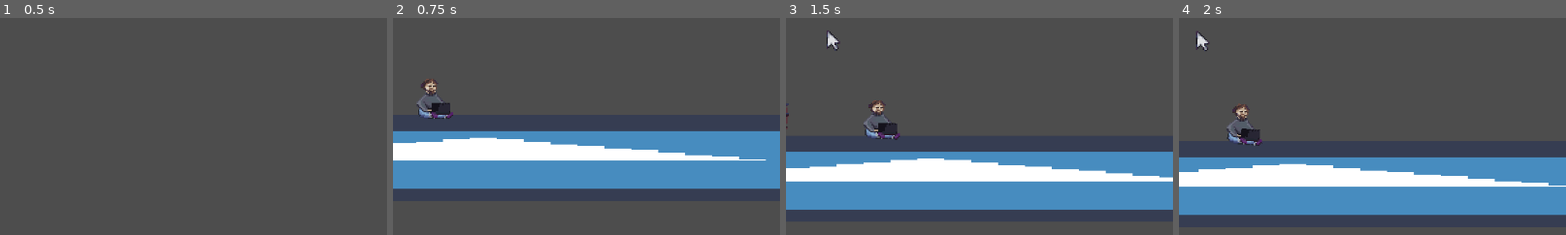
Above: before the commit, frames 1-4 (left to right).
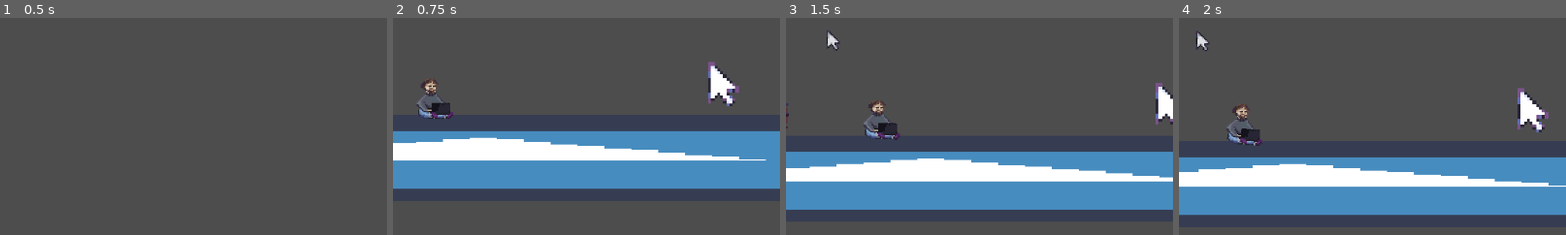
Above: after the commit, the same moments.

Repository: EGOPOS/Rule-Jam
Game: Godot game, scene res://game/userInterface/main_menu.tscn
Two runs of this game, one before a commit and one after it. Both use one fixed random seed, a clock stepped at 60 frames per second and the inputs below. The engine's default icon, where the game draws it, is replaced by a stand-in: a white triangle on a blue panel in a dark square.
Inputs (mouse positions are % of the whole screen's width and height, from its top left):
- Up to frame 1 (0.5 s): no input
- Up to frame 2 (0.75 s): click "Начать" at 0.5 s
- Up to frame 3 (1.5 s): move the mouse to (72, 45) at 1.27 s; press the mouse at (72, 45) at 1.28 s
- Up to frame 4 (2 s): no input
The pictures show only the part of the screen within x 50-100%, y 43-93%; the shares and areas given below are measured in that part.

Frame 1 is identical in both runs. In frame 2, 0.9% of the frame differs, in the area x 81-90%, y 20-41%; in frame 3, 0.7%; in frame 4, 1.0%, in the area x 87-96%, y 32-53%.

Commit message:
some fixes

Diff:
--- /dev/null
+++ b/collectable_item.gd
@@ -0,0 +1,11 @@
+class_name CollectableItem extends Area2D
+
+enum Items {Test}
+
+signal collected
+
+func _ready():
+	body_entered.connect(func(body):
+		if body is Geek:
+			collected.emit()
+	)
--- a/game/cursor/cursor.gd
+++ b/game/cursor/cursor.gd
@@ -20,7 +20,8 @@
 
 func on_grab_exited(body):
 	await get_tree().physics_frame
-	body.ungrab()
+	if is_instance_valid(body):
+		body.ungrab()
 	object_to_grab = null
 
 func _physics_process(delta):
--- a/game/grabbing/geek/geek.gd
+++ b/game/grabbing/geek/geek.gd
@@ -5,6 +5,8 @@
 @onready var sitting_collision = $SittingCollisionShape2D
 @onready var handing_collision = $HandingCollisionShape2D2
 @onready var marker = $Marker2D
+
+signal died
 
 func _ready():
 	animation_player.play("sitting")
--- /dev/null
+++ b/game/items/collectable_item.tscn
@@ -0,0 +1,16 @@
+[gd_scene load_steps=4 format=3 uid="uid://c3x0tnqdbkon5"]
+
+[ext_resource type="Script" path="res://collectable_item.gd" id="1_4hgxh"]
+[ext_resource type="Texture2D" uid="uid://bpcmg062g6cmu" path="res://cursor.png" id="2_73c8v"]
+
+[sub_resource type="CircleShape2D" id="CircleShape2D_qkk2p"]
+
+[node name="CollectableItem" type="Area2D"]
+script = ExtResource("1_4hgxh")
+
+[node name="Sprite2D" type="Sprite2D" parent="."]
+modulate = Color(2, 2, 2, 1)
+texture = ExtResource("2_73c8v")
+
+[node name="CollisionShape2D" type="CollisionShape2D" parent="."]
+shape = SubResource("CircleShape2D_qkk2p")
--- a/game/levels/base_level.tscn
+++ b/game/levels/base_level.tscn
@@ -6,8 +6,9 @@
 [ext_resource type="PackedScene" uid="uid://cmheqedjkgxtw" path="res://game/cursor/cursor.tscn" id="2_yjyjy"]
 [ext_resource type="PackedScene" uid="uid://cisx3ahfbdwml" path="res://game/grabbing/geek/geek.tscn" id="4_8d61n"]
 
-[node name="BaseLevel" type="Node"]
+[node name="BaseLevel" type="Node" node_paths=PackedStringArray("geek")]
 script = ExtResource("1_w8uqr")
+geek = NodePath("world/Geek")
 
 [node name="UserInterface" parent="." instance=ExtResource("2_560gp")]
 
--- a/game/levels/level.gd
+++ b/game/levels/level.gd
@@ -1,4 +1,25 @@
 extends Node
+
+@export var next_level: PackedScene
+@export var previos_level: PackedScene
+
+@export var collectable_item: CollectableItem
+@export var geek: Geek
 
 func _ready():
 	Input.mouse_mode = Input.MOUSE_MODE_HIDDEN
+	if collectable_item:
+		collectable_item.collected.connect(on_collectable_item_collected)
+	geek.died.connect(on_geek_died)
+
+func on_geek_died():
+	if previos_level:
+		get_tree().change_scene_to_packed(previos_level)
+	else:
+		get_tree().reload_current_scene()
+
+func on_collectable_item_collected():
+	if next_level:
+		get_tree().change_scene_to_packed(next_level)
+	else:
+		get_tree().change_scene_to_file("res://game/userInterface/main_menu.tscn")
--- a/game/levels/test_level.tscn
+++ b/game/levels/test_level.tscn
@@ -1,13 +1,16 @@
-[gd_scene load_steps=5 format=3 uid="uid://4cuhuc420kla"]
+[gd_scene load_steps=6 format=3 uid="uid://4cuhuc420kla"]
 
 [ext_resource type="PackedScene" uid="uid://vsn5pfn6vssf" path="res://game/levels/base_level.tscn" id="1_q47o5"]
 [ext_resource type="Texture2D" uid="uid://o5norl3r75jn" path="res://icon.png" id="2_0c3qp"]
 [ext_resource type="PackedScene" uid="uid://bld35ta540et" path="res://game/grabbing/items/barrel.tscn" id="3_pqmdv"]
+[ext_resource type="PackedScene" uid="uid://c3x0tnqdbkon5" path="res://game/items/collectable_item.tscn" id="4_yi01b"]
 
 [sub_resource type="RectangleShape2D" id="RectangleShape2D_471ud"]
 size = Vector2(63.6, 60)
 
-[node name="TestLevel" instance=ExtResource("1_q47o5")]
+[node name="TestLevel" node_paths=PackedStringArray("collectable_item") instance=ExtResource("1_q47o5")]
+next_level = ExtResource("1_q47o5")
+collectable_item = NodePath("world/CollectableItem")
 
 [node name="StaticBody2D" type="StaticBody2D" parent="world" index="1"]
 position = Vector2(597, 615)
@@ -66,3 +69,8 @@
 
 [node name="Barrel" parent="world" index="8" instance=ExtResource("3_pqmdv")]
 position = Vector2(491, 485)
+
+[node name="CollectableItem" parent="world" index="9" instance=ExtResource("4_yi01b")]
+position = Vector2(785, 560)
+collision_layer = 0
+collision_mask = 4
Binary file removed: core/damage_components/barrel.png
Not shown, removed: core/damage_components/barrel.png.import
